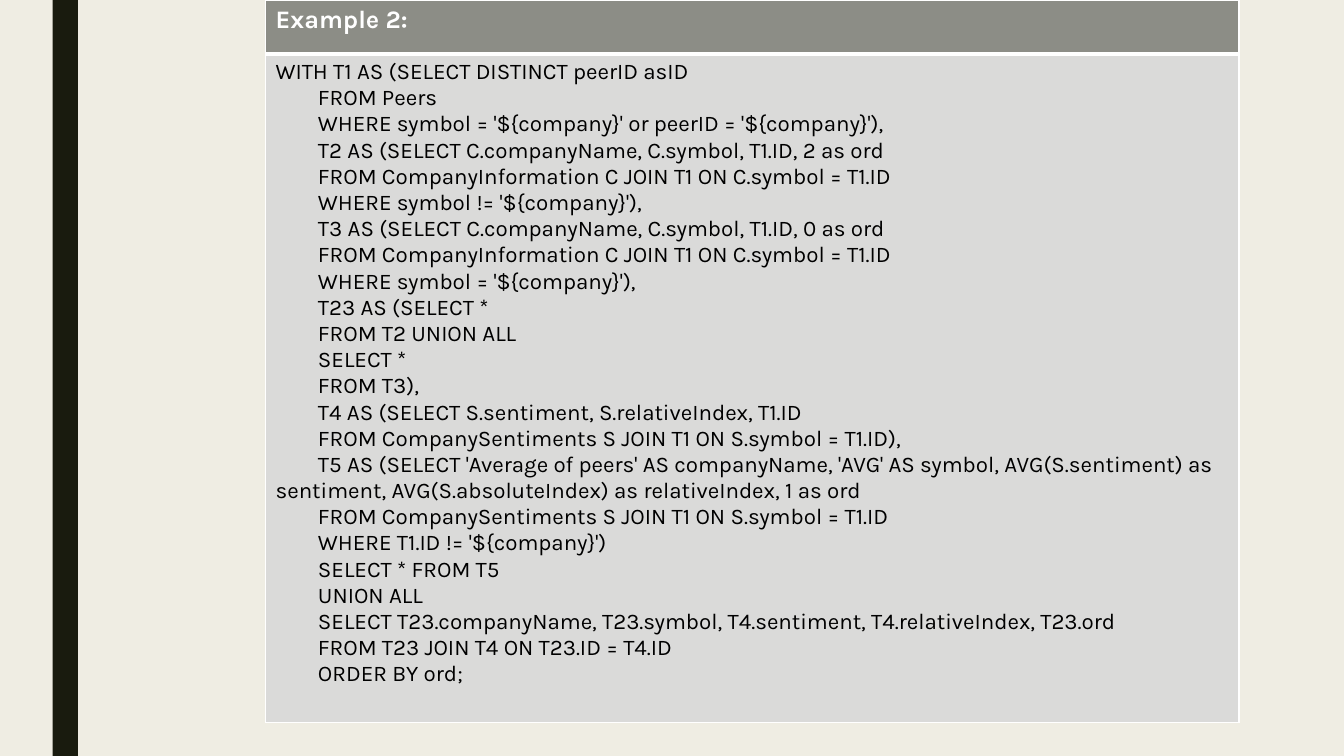
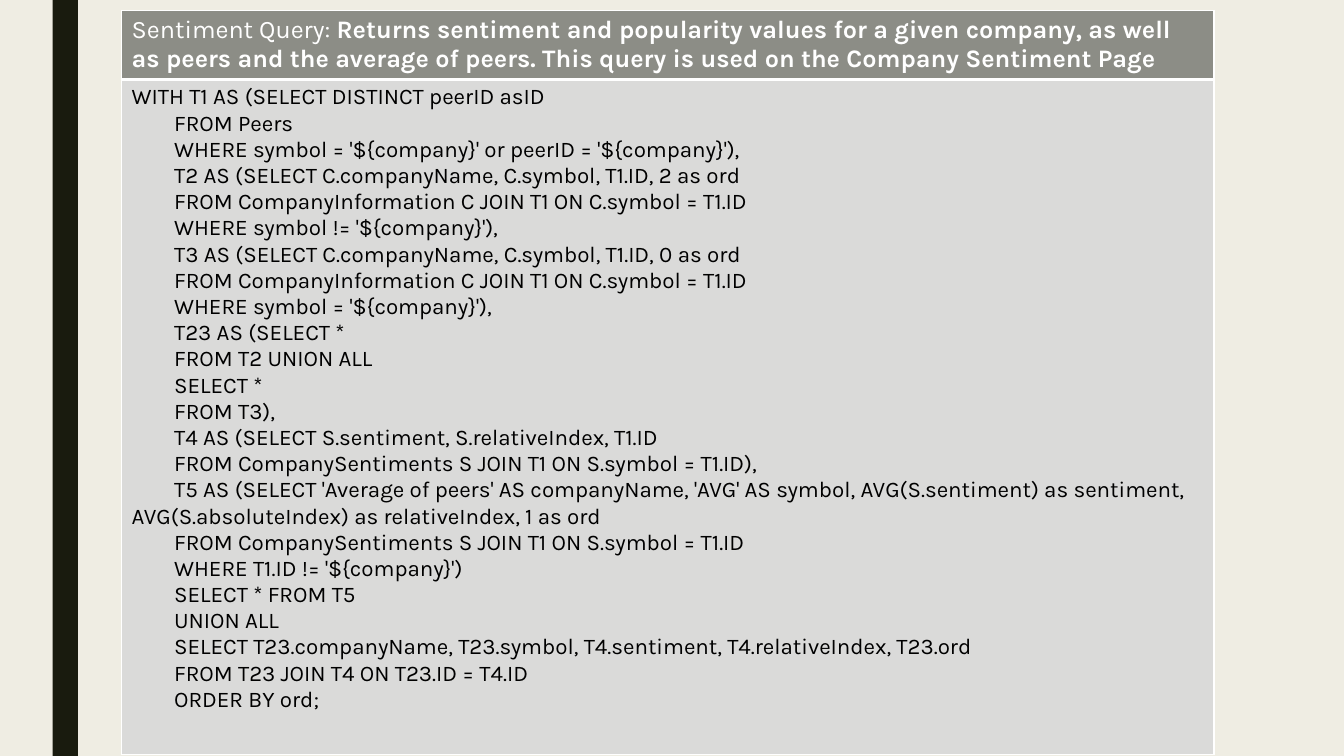
Before and after one commit to ShrivatsAgrawal/CIS550_Project_OPUS, a slide deck: slide 12 of Docs/finalcis550project.pptx. Drawn at 1344x756 pixels with LibreOffice and Linux fonts; fonts in the diff are those of the drawing. Boxes give left, top, right and bottom in pixels: in the first picture for what was removed or moved away, otherwise in the second. Text is boxed around its words. In the diff, an @@ line names an element or a change of style, - is before the commit and + after.

```diff
--- a/Docs/finalcis550project.pptx
+++ b/Docs/finalcis550project.pptx
@@ table at box(122, 10, 1215, 756) @@
-row 1, column 1: Example 2:
+row 1, column 1: Sentiment Query: Returns sentiment and popularity values for a given company, as well as peers and the average of peers. This query is used on the Company Sentiment Page
@@ table: place and size @@
-table at box(265, 0, 1239, 740)
+table at box(122, 10, 1215, 756)
```
Also in this commit, not shown: 1 other slide changed.
